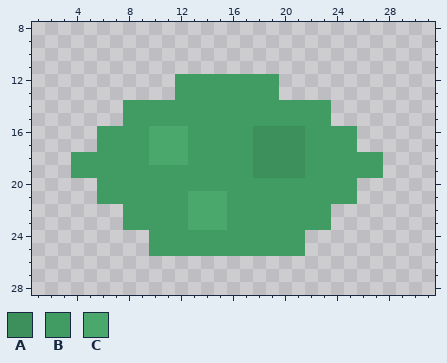
Pixel-art sprite -- img/plot/plot_grass.png. That is the earlier state.
The file is 32x32 pixels. Shown: x 1..31, y 8..28.
Palette (. is transparent): A #3d905b  B #409c62  C #4ba86d
Pixels before, first column x 4:
12 ........BBBBBBBB........
13 ........BBBBBBBB........
14 ....BBBBBBBBBBBBBBBB....
15 ....BBBBBBBBBBBBBBBB....
16 ..BBBBCCCBBBBBAAAABBBB..
17 ..BBBBCCCBBBBBAAAABBBB..
18 BBBBBBCCCBBBBBAAAABBBBBB
19 BBBBBBBBBBBBBBAAAABBBBBB
20 ..BBBBBBBBBBBBBBBBBBBB..
21 ..BBBBBBBCCCBBBBBBBBBB..
22 ....BBBBBCCCBBBBBBBB....
23 ....BBBBBCCCBBBBBBBB....
24 ......BBBBBBBBBBBB......
25 ......BBBBBBBBBBBB......
Once edited:
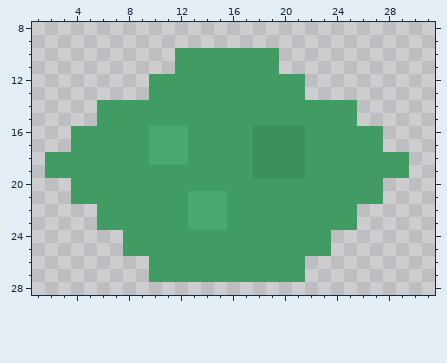
Message: slightly bigger plots
From old to new:
Changed rows in their new state; - is an unchanged pixel.
first column x 2:
10 ----------BBBBBBBB----------
11 ----------BBBBBBBB----------
12 --------BB--------BB--------
13 --------BB--------BB--------
14 ----BB----------------BB----
15 ----BB----------------BB----
16 --BB--------------------BB--
17 --BB--------------------BB--
18 BB------------------------BB
19 BB------------------------BB
20 --BB--------------------BB--
21 --BB--------------------BB--
22 ----BB----------------BB----
23 ----BB----------------BB----
24 ------BB------------BB------
25 ------BB------------BB------
26 --------BBBBBBBBBBBB--------
27 --------BBBBBBBBBBBB--------
Changed places in both pictures, as pixel boxes (x1, y1, x2, y2):
added: (45, 48, 409, 282)
